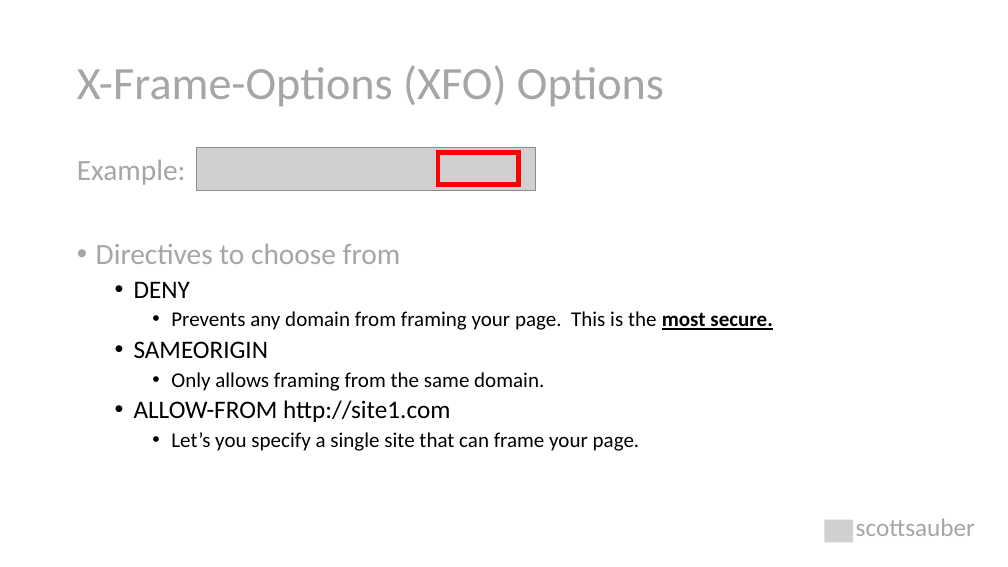
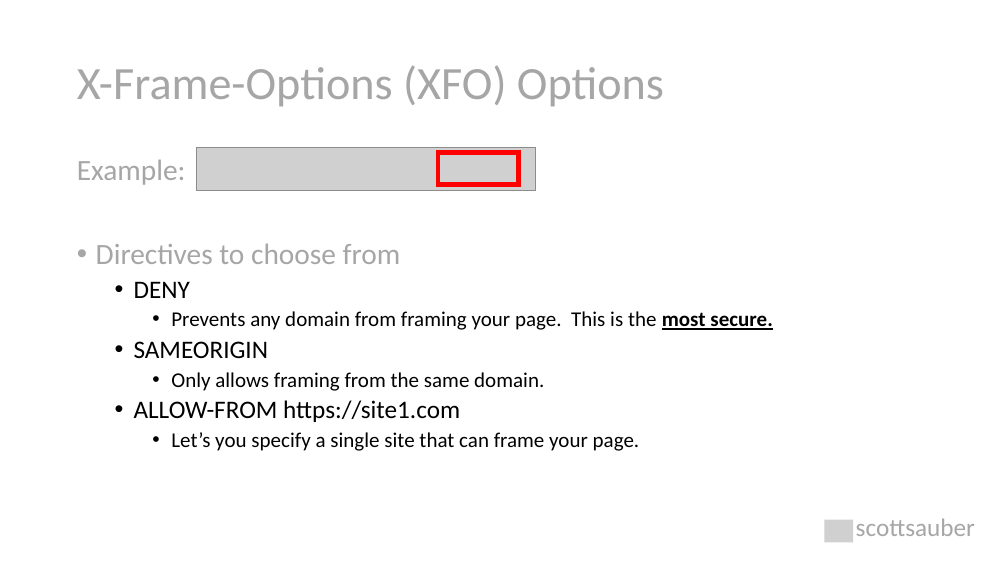
Before and after one commit to nirzaf/DotNetWorkShopTalk, a slide deck: slide 23 of 2021-05-04-MNDevelopersConference-SecurityHeaders/Security Headers Explained.pptx. Drawn at 1008x567 pixels with LibreOffice and Linux fonts; fonts in the diff are those of the drawing; grey boxes stand for pictures. Boxes give left, top, right and bottom in pixels: in the first picture for what was removed or moved away, otherwise in the second. Text is boxed around its words. In the diff, an @@ line names an element or a change of style, - is before the commit and + after.

```diff
--- a/2021-05-04-MNDevelopersConference-SecurityHeaders/Security Headers Explained.pptx
+++ b/2021-05-04-MNDevelopersConference-SecurityHeaders/Security Headers Explained.pptx
@@ text at (134, 400, 460, 422): text changed @@
-  • ALLOW-FROM http://site1.com
+  • ALLOW-FROM https://site1.com
```
Also in this commit, not shown: 12 other slides changed, 1 other file.
